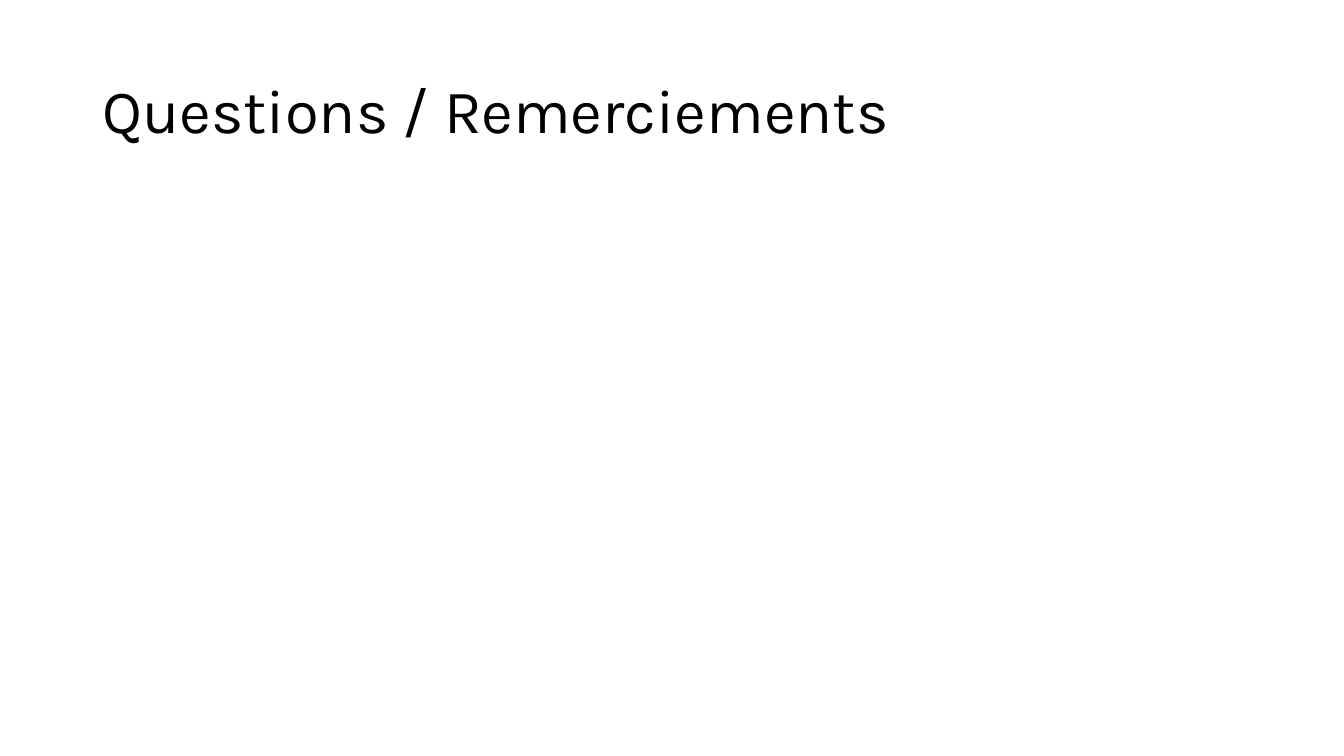
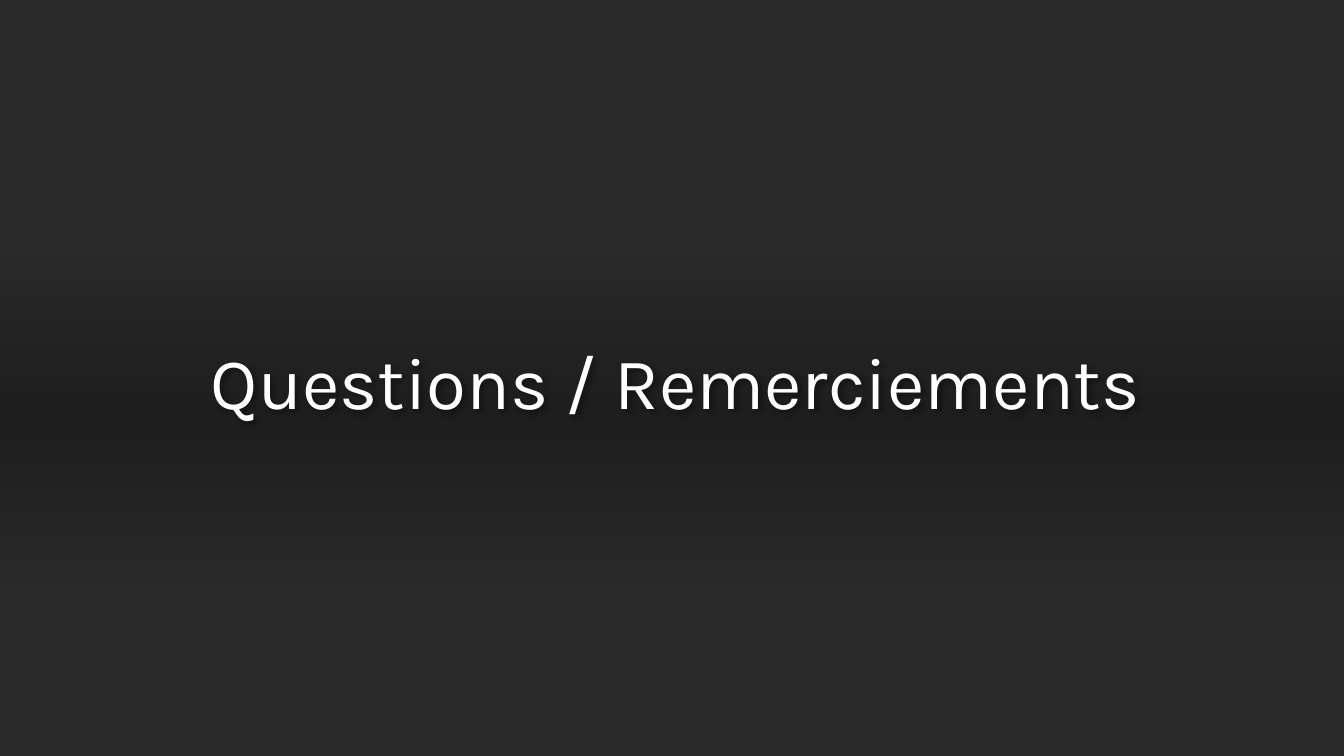
Before and after one commit to Barras-Matias-emf/306-G2-ArcadiaBox, a slide deck: slide 16 of documentation/ArcadiaboxPresentation.pptx (slide 15 before the commit). Drawn at 1344x756 pixels with LibreOffice and Linux fonts; fonts in the diff are those of the drawing; background and template pictures are left out; a plain dark background stands for a picture behind light text. Boxes give left, top, right and bottom in pixels: in the first picture for what was removed or moved away, otherwise in the second. Text is boxed around its words. In the diff, an @@ line names an element or a change of style, - is before the commit and + after.

```diff
--- a/documentation/ArcadiaboxPresentation.pptx
+++ b/documentation/ArcadiaboxPresentation.pptx
@@ background #FFFFFF to picture (left out) @@
@@ rectangle added at [0, 0, 1344, 756], fill #FFFFFF @@
@@ title "Questions / Remerciements": place and size @@
-title "Questions / Remerciements" at [102, 90, 888, 144]
+title "Questions / Remerciements" at [211, 359, 1140, 421]
@@ title "Questions / Remerciements" at [211, 359, 1140, 421]: size 44 to 52 pt, text colour #000000 to #FFFFFF; alignment left to centre; vertical alignment middle to bottom @@
@@ rectangle added at [0, 243, 1344, 592], fill gradient #000000 @@
```
Also in this commit, not shown: 2 other slides changed, 1 slide added, 6 other files.
